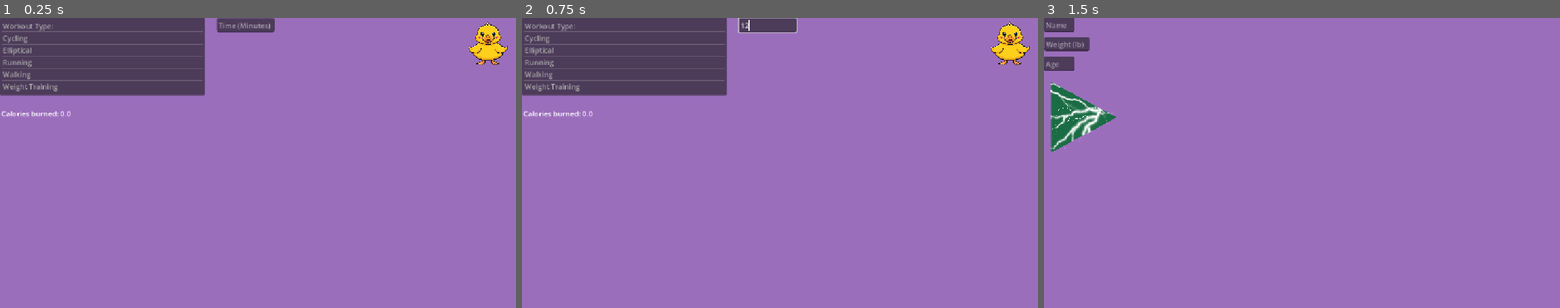
Above: before the commit, frames 1-3 (left to right).
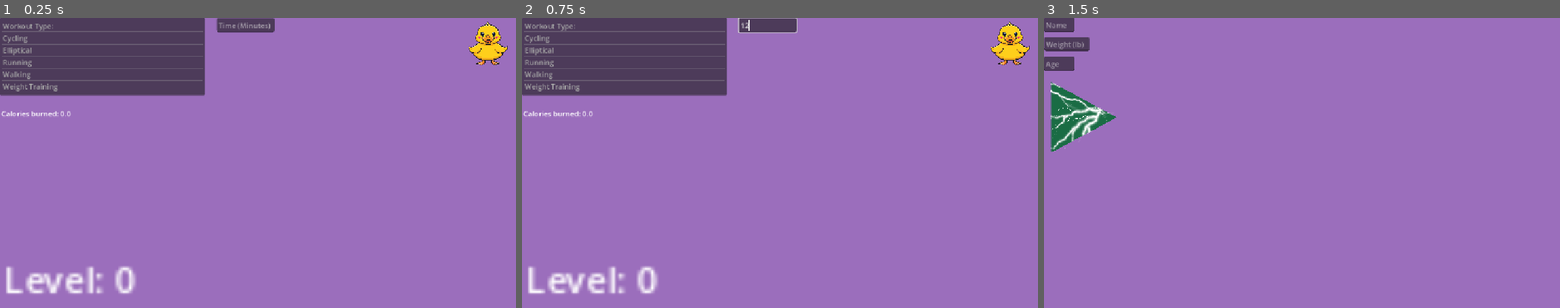
Above: after the commit, the same moments.

Repository: ma43210/HackDecouverte
Game: Godot game, scene res://Scenes/Input_Workout.tscn
The game is run twice, just before and just after one commit, with the same random seed, the same clock (stepped at 60 frames per second) and the same inputs.
Inputs (mouse positions are in pixels of both pictures, inside the frame that each line leads up to):
- Up to frame 1 (0.25 s): no input
- Up to frame 2 (0.75 s): click (769, 26) at 0.52 s; type "12" at 0.6 s
- Up to frame 3 (1.5 s): click (1534, 44) at 1.25 s

The runs differ from the first frame. In frame 1, 1.2% of the frame differs, in the area x 1-27%, y 85-96%; in frame 2, 1.2%; in frame 3, nothing differs.

Commit message:
levle

Diff:
--- a/healthy/Scenes/Input_Workout.tscn
+++ b/healthy/Scenes/Input_Workout.tscn
@@ -10,6 +10,7 @@
 [ext_resource type="Texture2D" uid="uid://cu6xvhn1qmxwf" path="res://Level_Up.png" id="8_j8f14"]
 [ext_resource type="Script" uid="uid://bbhgimyg8joj8" path="res://Scripts/level_up.gd" id="9_52ga0"]
 [ext_resource type="Script" uid="uid://oxa5a6ices6v" path="res://Scripts/audio_stream_player_2d.gd" id="10_3t0ii"]
+[ext_resource type="Script" uid="uid://cx2cgi12xcbu3" path="res://Scenes/level_display.gd" id="11_m5jcr"]
 
 [node name="Node2D" type="Node2D" unique_id=1483333031]
 script = ExtResource("1_2av5n")
@@ -85,6 +86,14 @@
 volume_db = 12.0
 script = ExtResource("10_3t0ii")
 
+[node name="RichTextLabel3" type="RichTextLabel" parent="." unique_id=821620550]
+offset_left = 6.9999995
+offset_top = 525.0
+offset_right = 158.0
+offset_bottom = 559.0
+scale = Vector2(5, 5)
+script = ExtResource("11_m5jcr")
+
 [connection signal="item_selected" from="ItemList" to="ItemList" method="_on_item_selected"]
 [connection signal="text_submitted" from="LineEdit" to="." method="_on_line_edit_text_submitted"]
 [connection signal="pressed" from="Button" to="Button" method="_on_pressed"]
--- /dev/null
+++ b/healthy/Scenes/level_display.gd
@@ -0,0 +1,11 @@
+extends RichTextLabel
+
+
+# Called when the node enters the scene tree for the first time.
+func _ready() -> void:
+	pass # Replace with function body.
+
+
+# Called every frame. 'delta' is the elapsed time since the previous frame.
+func _process(delta: float) -> void:
+	text = "Level: " +str(int(FitnessManager.level))
Not shown, added: healthy/Scenes/level_display.gd.uid
